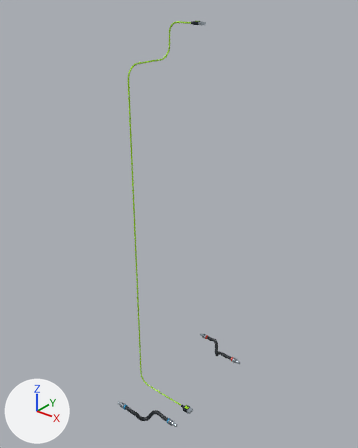
An edit to the FBX model Art/GJ_PIPE&CABLE/runtime_exports/SM_GJ_Harness_06.fbx, drawn before and after from the same camera.
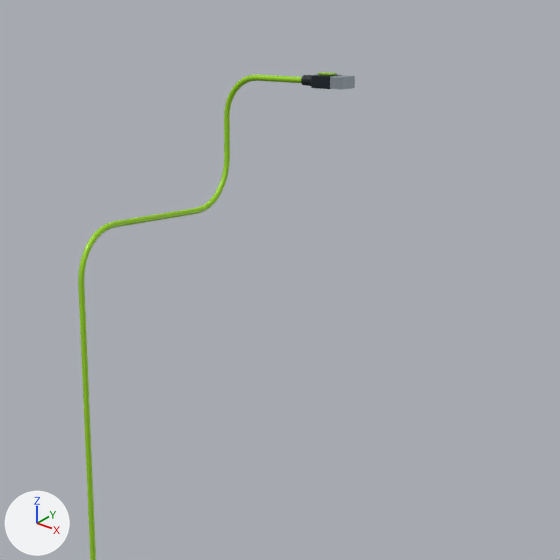
Each version is shown whole from a camera (50 mm lens) standing at (0.397, -1.136, 2.023) and looking at (-0.511, -0.001, 1.319), then close up on the part from 29% to 74% of the width and 0% to 35% of the height. Every picture has the same lights, and +X, +Y and +Z are marked at lower left. The older version's two pictures come first. Where no turn or scale is listed for an object, it has been applied to the vertices. Vertices at exactly the same position are counted once.

In view in the first close-up: 'SM_GJ_Harness_06'.
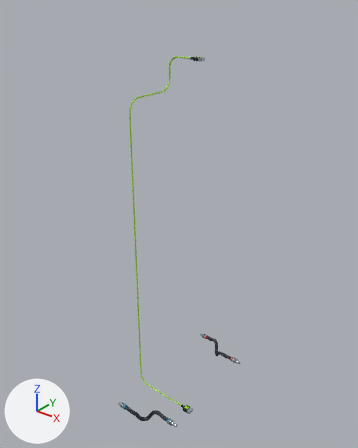
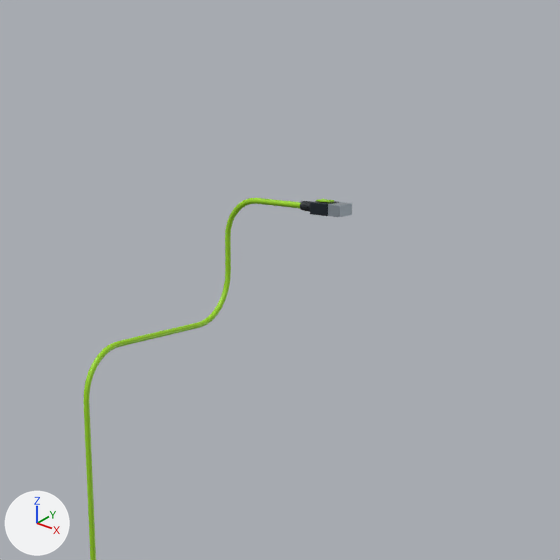
The newer file is also turned or shifted as a whole; pictures and numbers use the older file's frame.

Where the change shows, as pixel boxes [x1, y1, x2, y2] in the close-ups (560 x 560 px; the box of a moved part takes in the faces that stretch with it):
'SM_GJ_Harness_06', reshaped
    before: [78, 72, 355, 560]
    after: [84, 198, 352, 560]
part 1 of me_r01_node07_supply_hose, moved or reshaped
    before: [330, 75, 355, 89]
    after: [328, 202, 352, 217]
part 2 of me_r01_node07_supply_hose, moved or reshaped
    before: [311, 75, 341, 89]
    after: [310, 201, 339, 216]
part 3 of me_r01_node07_supply_hose, moved or reshaped
    before: [318, 72, 337, 75]
    after: [316, 199, 334, 203]
part 4 of me_r01_node07_supply_hose, moved or reshaped
    before: [301, 75, 311, 85]
    after: [300, 201, 310, 211]
part 5 of me_r01_node07_supply_hose, moved or reshaped
    before: [78, 74, 302, 402]
    after: [84, 198, 301, 402]

Diff of the bpy script that builds the scene:
```diff
--- a/Art/GJ_PIPE&CABLE/runtime_exports/SM_GJ_Harness_06.fbx.py
+++ b/Art/GJ_PIPE&CABLE/runtime_exports/SM_GJ_Harness_06.fbx.py
@@ me_r01_node07_supply_hose @@
 # used by ob_sm_gj_harness_06; location = (0.0, 0.0, 0.0)
-me_r01_node07_supply_hose.from_pydata(...)  # 4570 vertices, 8928 faces; spans x -0.602..-0.365, y -0.254..0.254, z 0.642..1.928
+me_r01_node07_supply_hose.from_pydata(...)  # 4570 vertices, 8928 faces; spans x -0.602..-0.365, y -0.254..0.254, z 0.642..1.833
+# me_r01_node07_supply_hose part 1: the loose piece of 56 vertices spanning x -0.488..-0.476, y 0.056..0.073, z 1.917..1.927 is moved by (0.0, 0.0, -0.096)
+# me_r01_node07_supply_hose part 2: the loose piece of 56 vertices spanning x -0.506..-0.488, y 0.056..0.074, z 1.917..1.927 is moved by (0.0, 0.0, -0.096)
+# me_r01_node07_supply_hose part 3: the loose piece of 56 vertices spanning x -0.503..-0.49, y 0.061..0.069, z 1.927..1.928 is moved by (0.0, 0.0, -0.096)
+# me_r01_node07_supply_hose part 4: the loose piece of 48 vertices spanning x -0.52..-0.506, y 0.061..0.069, z 1.918..1.926 is moved by (0.0, 0.0, -0.096)
+# me_r01_node07_supply_hose part 5: 560 of 4570 vertices moved; they spanned x -0.602..-0.52, y -0.118..0.067, z 0.854..1.924 and now span x -0.602..-0.52, y -0.118..0.067, z 0.842..1.829; mean shift (0.0, 0.0, -0.088); largest move (-0.52, 0.063, 1.921) -> (-0.52, 0.063, 1.825)
+# other edits to the shape of me_r01_node07_supply_hose do not show in these pictures
 me_r01_node07_supply_hose.materials.append(mat_mc_rubber)
```
